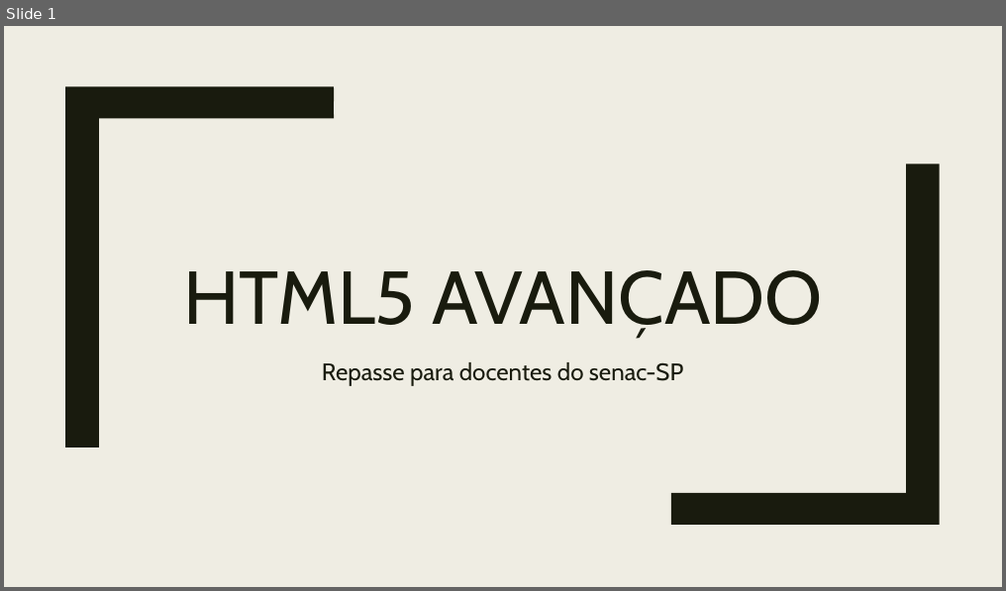
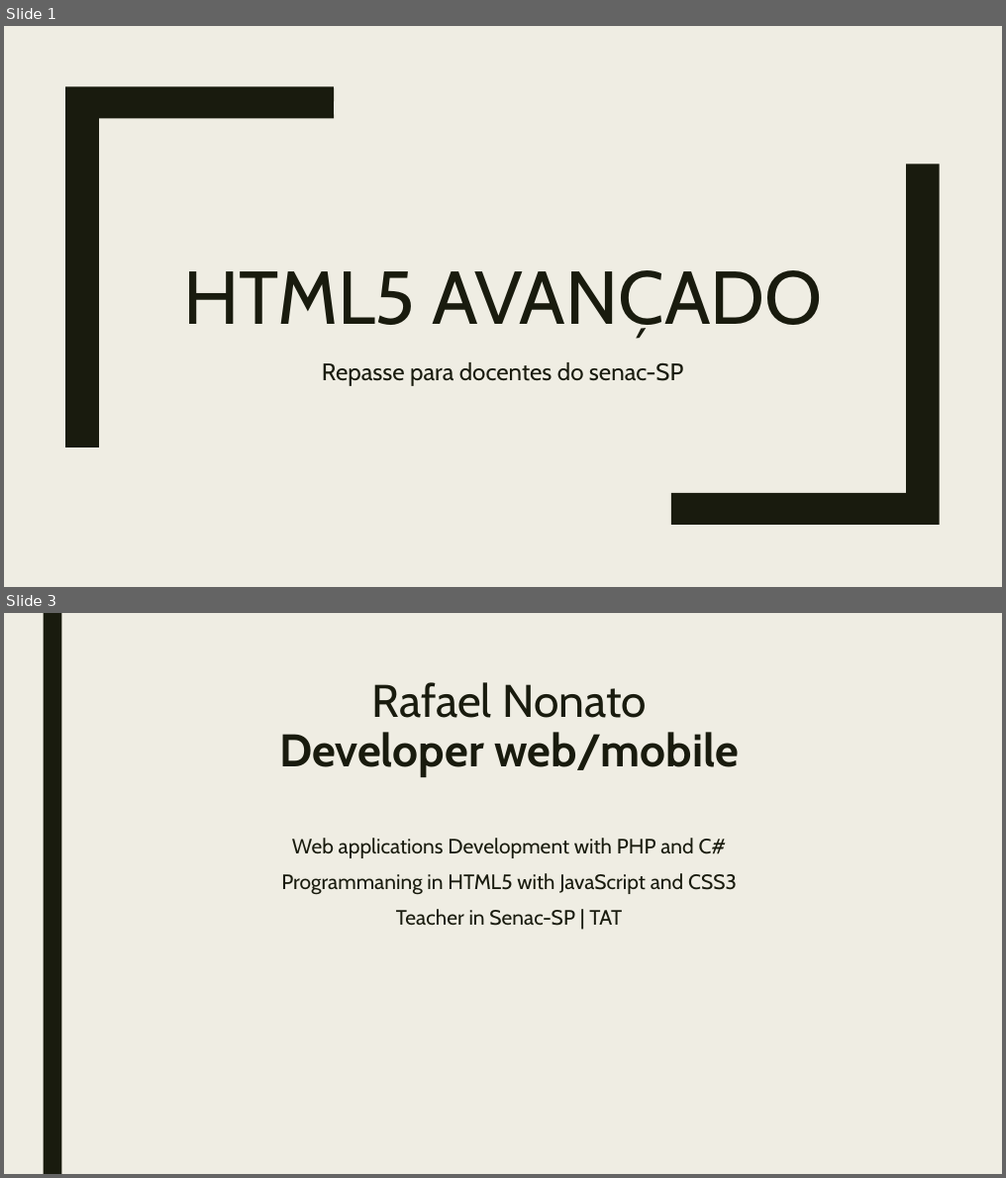
Before and after one commit to rafanonato/html5_avancado, a slide deck: @material/slide_html5.pptx. Shown one above the other, each under a label of ours: slide 1 before the commit, slides 1 and 3 after it; the slides between them are not shown. The pictures are 1006x591 and 1006x1178 pixels, drawn with LibreOffice and Linux fonts; fonts in the diff are those of the drawing. Boxes give left, top, right and bottom in pixels: in the first picture for what was removed or moved away, otherwise in the second. Text is boxed around its words. In the diff, an @@ line names an element or a change of style, - is before the commit and + after.

Commit message:
Curso HTML5

```diff
--- a/@material/slide_html5.pptx
+++ b/@material/slide_html5.pptx
@@ slide 3 added at (4,613,1002,1174), background #EFEDE3 @@
@@ rectangle added at (43,613,61,1174), fill #191B0E @@
@@ title added at (279,682,739,777), 44 pt, text #191B0E, bold @@
+Rafael Nonato
+Developer web/mobile
@@ text added at (281,838,737,926), 20 pt, text #191B0E @@
+Web applications Development with PHP and C#
+Programmaning in HTML5 with JavaScript and CSS3
+Teacher in Senac-SP | TAT
```
Also in this commit, not shown: 1 other slide added.
